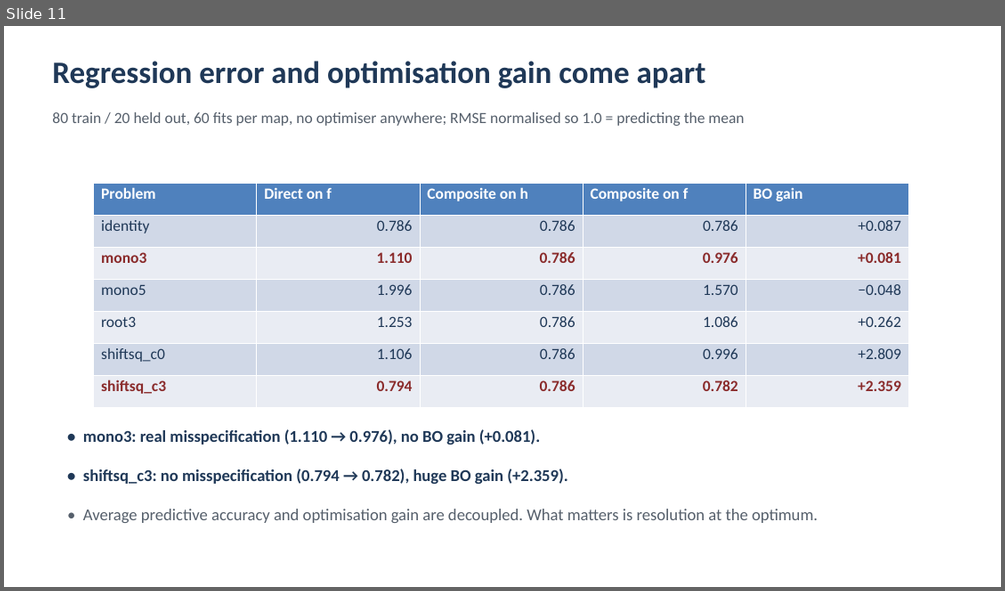
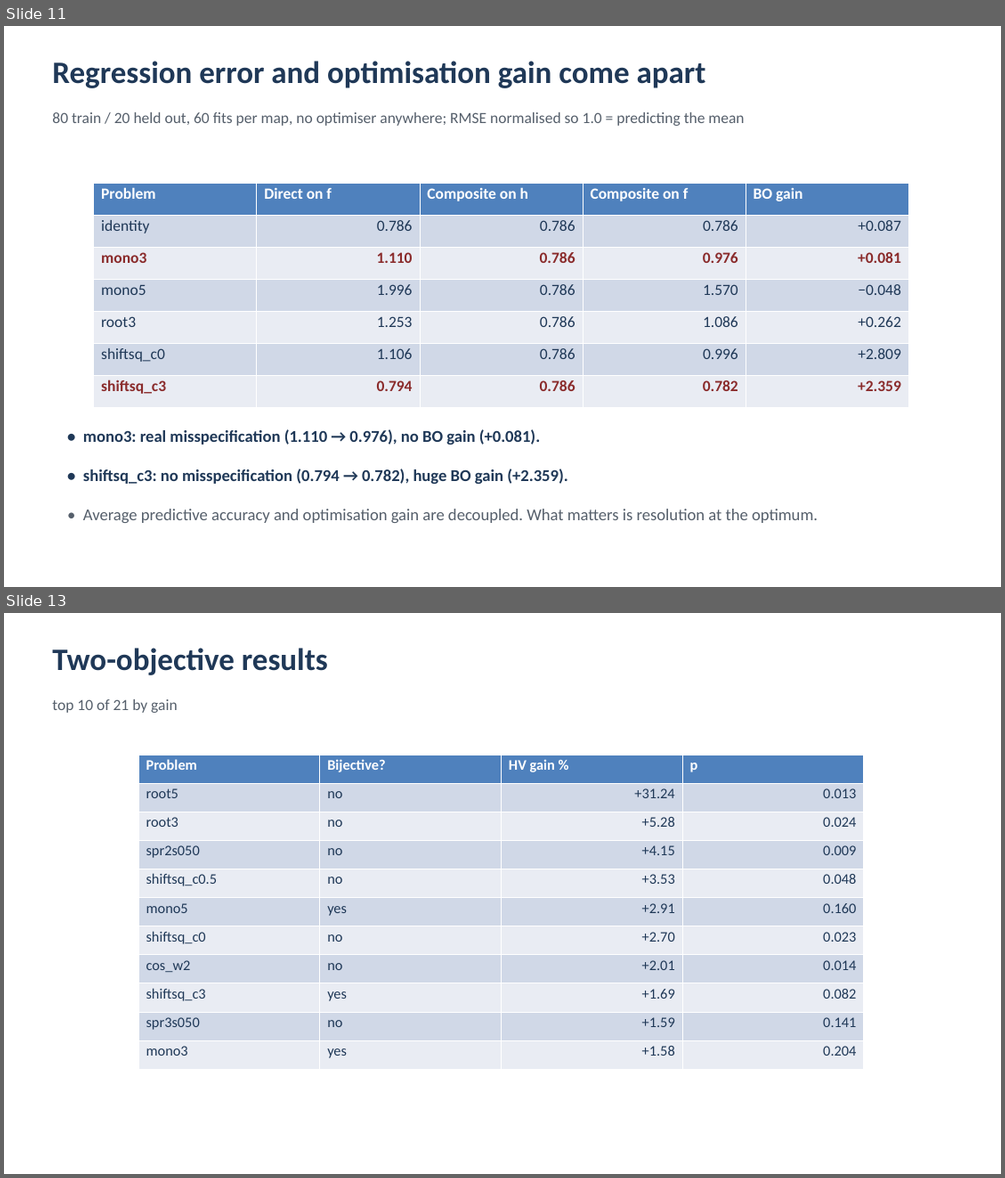
Before and after one commit to MuhammadAli-CS/three-arm-composite, a slide deck: slides/composite_matern.pptx. Shown one above the other, each under a label of ours: slide 11 before the commit, slides 11 and 13 after it; the slides between them are not shown. The pictures are 1005x591 and 1005x1178 pixels, drawn with LibreOffice and Linux fonts; fonts in the diff are those of the drawing. Boxes give left, top, right and bottom in pixels: in the first picture for what was removed or moved away, otherwise in the second. Text is boxed around its words. In the diff, an @@ line names an element or a change of style, - is before the commit and + after.

```diff
--- a/slides/composite_matern.pptx
+++ b/slides/composite_matern.pptx
@@ slide 13 added at (4, 613, 1001, 1174), background #FFFFFF @@
@@ text added at (52, 648, 328, 675), 30 pt, text #1F3857, bold @@
+Two-objective results
@@ text added at (52, 699, 177, 713), 15 pt, text #555F6B @@
+top 10 of 21 by gain
@@ table added at (138, 755, 863, 1070), 11 rows, 4 columns @@
+Problem | Bijective? | HV gain % | p
+root5 | no | +31.24 | 0.013
+root3 | no | +5.28 | 0.024
+spr2s050 | no | +4.15 | 0.009
+shiftsq_c0.5 | no | +3.53 | 0.048
+mono5 | yes | +2.91 | 0.160
+shiftsq_c0 | no | +2.70 | 0.023
+cos_w2 | no | +2.01 | 0.014
+shiftsq_c3 | yes | +1.69 | 0.082
+spr3s050 | no | +1.59 | 0.141
+mono3 | yes | +1.58 | 0.204
```
Also in this commit, not shown: 2 slides changed, 3 other slides added, 8 other files.
